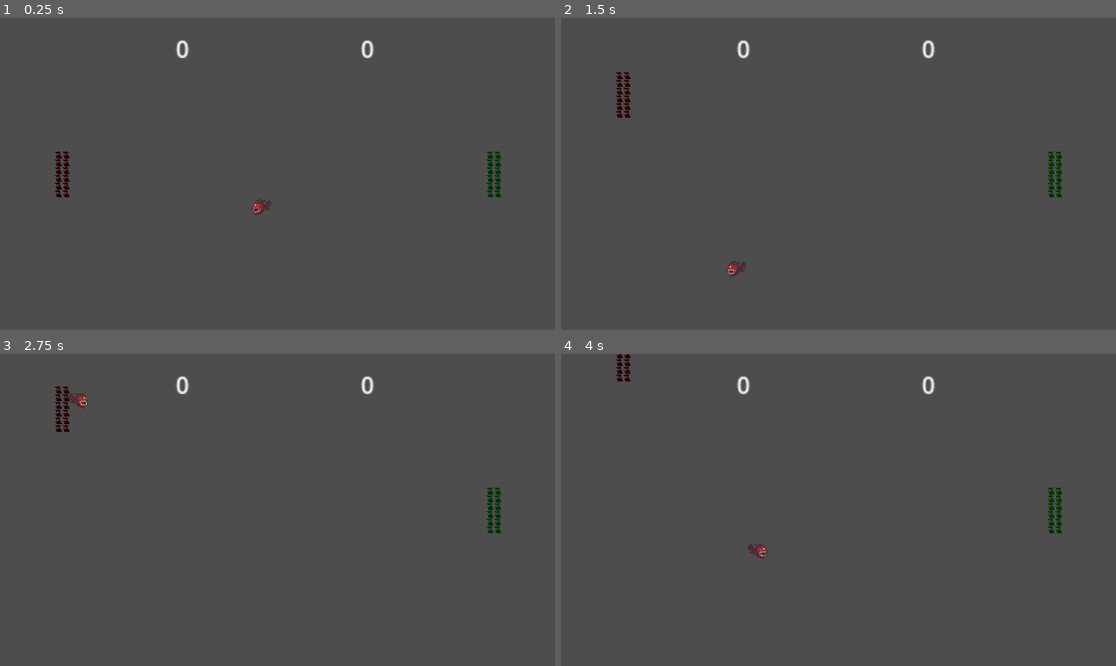
Above: before the commit, frames 1-4 (two rows, left to right).
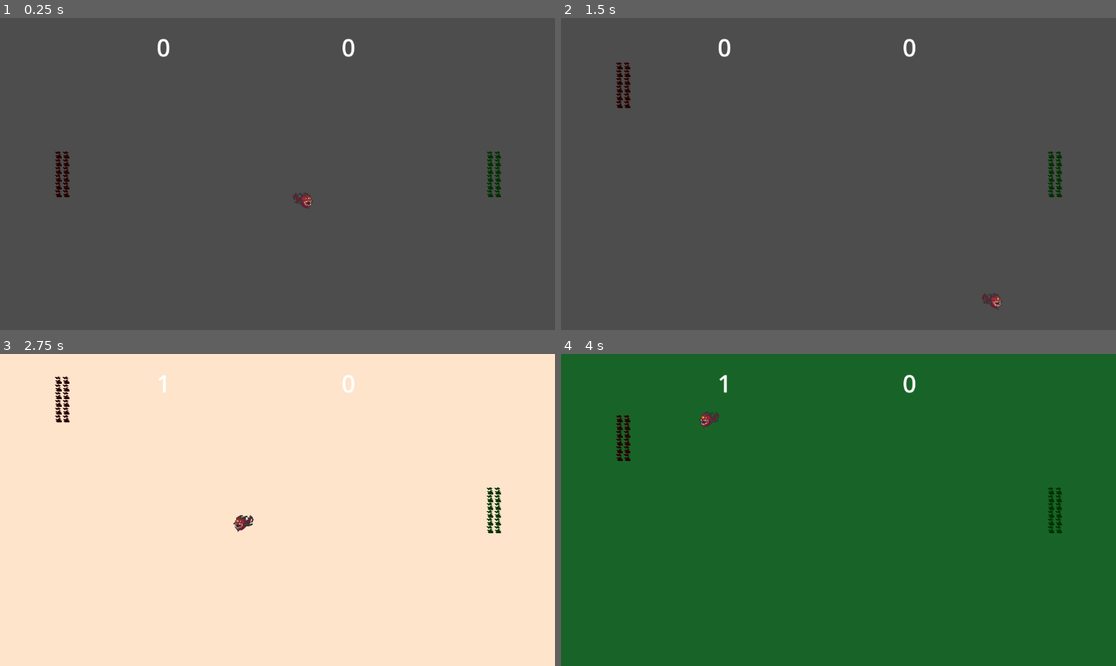
Above: after the commit, the same moments.

Repository: PopPlanetTeam/normal_pong
Game: Godot game, scene res://Game.tscn
Same seed, same stepped clock (60 frames per second), same inputs: the game is played once before the commit and once after it.
Inputs:
- Up to frame 1 (0.25 s): no input
- Up to frame 2 (1.5 s): hold W 0.53-1.28 s; hold 1 0.53-1.28 s; tap 2 at 0.8, 1.35 s; hold S from 1.28 s (still down)
- Up to frame 3 (2.75 s): tap 1 at 1.55 s; release S at 2.03 s; hold W from 2.03 s (still down); hold 1 from 2.03 s (still down); tap 2 at 2.3 s
- Up to frame 4 (4 s): release 1 at 2.78 s; tap 2 at 2.85, 3.8 s; tap 1 at 3.05 s; release W at 3.53 s; hold S from 3.53 s (still down); hold 1 from 3.53 s (still down)

The runs differ from the first frame. In frame 1, 0.5% of the frame differs, in the area x 28-68%, y 6-64%; in frame 2, 0.7%; in frame 3, 100%; in frame 4, 100%, in the area x 0-100%, y 0-100%.

Commit message:
feat: save game

Diff:
--- a/Game.gd
+++ b/Game.gd
@@ -1,4 +1,13 @@
 extends Node
 
-var player1_score = 0
-var player2_score = 0
+@onready var _saver:SaverLoader = %SaverLoader
+
+func _ready():
+	set_process_input(true)
+
+func _input(event):
+	if _saver == null: return
+	if Input.is_key_pressed(KEY_1):
+		_saver.save_game()
+	elif Input.is_key_pressed(KEY_2):
+		_saver.load_game()
--- a/Game.tscn
+++ b/Game.tscn
@@ -1,30 +1,39 @@
-[gd_scene load_steps=6 format=3 uid="uid://s5acu20rk5ck"]
+[gd_scene load_steps=7 format=3 uid="uid://s5acu20rk5ck"]
 
 [ext_resource type="Script" path="res://Game.gd" id="1_ekyok"]
 [ext_resource type="PackedScene" uid="uid://37gy13rcmadp" path="res://players/player.tscn" id="1_im1cb"]
 [ext_resource type="PackedScene" uid="uid://h34qg57c6pio" path="res://ball/ball.tscn" id="2_425si"]
 [ext_resource type="PackedScene" uid="uid://c7d7tvxjrw4dy" path="res://map/map.tscn" id="3_apbbr"]
 [ext_resource type="PackedScene" uid="uid://lma2umhmaaws" path="res://interface/interface.tscn" id="5_6d8qe"]
+[ext_resource type="Script" path="res://saver_loader/saver_loader.gd" id="6_w02vb"]
 
 [node name="Game" type="Node2D"]
 script = ExtResource("1_ekyok")
 
 [node name="Map" parent="." instance=ExtResource("3_apbbr")]
 
-[node name="Player1" parent="." instance=ExtResource("1_im1cb")]
+[node name="Player1" parent="." groups=["Saveable"] instance=ExtResource("1_im1cb")]
+unique_name_in_owner = true
 modulate = Color(1, 0, 0, 1)
 position = Vector2(128, 324)
 
-[node name="Player2" parent="." instance=ExtResource("1_im1cb")]
+[node name="Player2" parent="." groups=["Saveable"] instance=ExtResource("1_im1cb")]
+unique_name_in_owner = true
 modulate = Color(0, 1, 0, 1)
 position = Vector2(1024, 324)
 side = "right"
 
-[node name="Ball" parent="." instance=ExtResource("2_425si")]
+[node name="Ball" parent="." groups=["Saveable"] instance=ExtResource("2_425si")]
+unique_name_in_owner = true
 position = Vector2(576, 324)
 collision_layer = 2
 collision_mask = 0
 
 [node name="Interface" parent="." instance=ExtResource("5_6d8qe")]
+unique_name_in_owner = true
+
+[node name="SaverLoader" type="Node" parent="."]
+unique_name_in_owner = true
+script = ExtResource("6_w02vb")
 
 [connection signal="ready" from="." to="." method="_ready"]
--- a/ball/ball.gd
+++ b/ball/ball.gd
@@ -1,7 +1,7 @@
 extends CharacterBody2D
 
-var speed = 300.0
-var direction = Vector2.ZERO
+@export var speed = 300.0
+@export var direction = Vector2.ZERO
 
 const STARTING_BALL_SPEED = 300
 const MAX_BALL_VELOCITY = 800
--- a/interface/interface.tscn
+++ b/interface/interface.tscn
@@ -7,7 +7,7 @@
 offset_top = 26.0
 offset_right = 360.0
 offset_bottom = 52.0
-scale = Vector2(3, 3)
+theme_override_font_sizes/font_size = 50
 text = "0"
 horizontal_alignment = 1
 vertical_alignment = 1
@@ -17,7 +17,7 @@
 offset_top = 26.0
 offset_right = 744.0
 offset_bottom = 52.0
-scale = Vector2(3, 3)
+theme_override_font_sizes/font_size = 50
 text = "0"
 horizontal_alignment = 1
 vertical_alignment = 1
--- a/map/map.gd
+++ b/map/map.gd
@@ -1,42 +1,53 @@
 extends Node2D
 
 func _on_top_body_entered(body):
-	var game_node = get_parent()
-	var ball = game_node.get_node("Ball")
-	var audio = ball.get_node("Audio")
-	audio.playing = true
-	body.direction.y *= -1
+	if body.is_in_group("Player"):
+		body.movement_status = Player.MV_STATUS.DOWNWARDS_ONLY
+	else:
+		var game_node = get_parent()
+		var ball = game_node.get_node("Ball")
+		var audio : AudioStreamPlayer2D = ball.get_node("Audio")
+		audio.stop()
+		audio.play()
+		body.direction.y *= -1
+
 
 func _on_bottom_body_entered(body):
-	var game_node = get_parent()
-	var ball = game_node.get_node("Ball")
-	var audio = ball.get_node("Audio")
-	audio.playing = true
-	body.direction.y *= -1
+	if body.is_in_group("Player"):
+		body.movement_status = Player.MV_STATUS.UPWARDS_ONLY
+	else:
+		var game_node = get_parent()
+		var ball = game_node.get_node("Ball")
+		var audio : AudioStreamPlayer2D = ball.get_node("Audio")
+		audio.stop()
+		audio.play()
+		body.direction.y *= -1
 
 func _on_left_body_entered(body):
-	var game_node = get_parent()
-	var ball = game_node.get_node("Ball")
-	var audio = ball.get_node("Audio")
-	audio.playing = true
+	var audio : AudioStreamPlayer2D = %Ball.get_node("Audio")
+	audio.stop()
+	audio.play()
 	reset_ball()
 
-	Game.player2_score += 1
+	%Player2.score += 1
 
-	var player2_score_label : Label = game_node.get_node("Interface").get_node("Player2Score")
-	player2_score_label.text = "%d" % Game.player2_score
+	var player2_score_label : Label = %Interface.get_node("Player2Score")
+	player2_score_label.text = "%d" % %Player2.score
+
+	RenderingServer.set_default_clear_color(Color(randf(),randf(),randf(), 0.1))
 
 func _on_right_body_entered(body):
-	var game_node = get_parent()
-	var ball = game_node.get_node("Ball")
-	var audio = ball.get_node("Audio")
-	audio.playing = true
+	var audio : AudioStreamPlayer2D = %Ball.get_node("Audio")
+	audio.stop()
+	audio.play()
 	reset_ball()
 
-	Game.player1_score += 1
+	%Player1.score += 1
 
-	var player1_score_label : Label = game_node.get_node("Interface").get_node("Player1Score")
-	player1_score_label.text = "%d" % Game.player1_score
+	var player1_score_label : Label = %Interface.get_node("Player1Score")
+	player1_score_label.text = "%d" % %Player1.score
+
+	RenderingServer.set_default_clear_color(Color(randf(),randf(),randf(), 0.1))
 
 
 func reset_ball():
@@ -45,5 +56,6 @@
 
 	ball.global_position = get_tree().get_root().size / 2
 	ball.direction.x *= -1
+	ball.direction.y = [0.5, 0.25, -0.25, -0.5].pick_random()
 	ball.speed = 300
 	ball.scale = Vector2(1.0, 1.0)
--- a/map/map.tscn
+++ b/map/map.tscn
@@ -19,7 +19,7 @@
 
 [node name="Top" type="Area2D" parent="."]
 collision_layer = 0
-collision_mask = 2
+collision_mask = 3
 
 [node name="CollisionShape2D" type="CollisionShape2D" parent="Top"]
 position = Vector2(575.75, -7.5)
@@ -27,7 +27,7 @@
 
 [node name="Bottom" type="Area2D" parent="."]
 collision_layer = 0
-collision_mask = 2
+collision_mask = 3
 
 [node name="CollisionShape2D" type="CollisionShape2D" parent="Bottom"]
 position = Vector2(576, 658)
@@ -35,7 +35,7 @@
 
 [node name="Left" type="Area2D" parent="."]
 collision_layer = 0
-collision_mask = 2
+collision_mask = 3
 
 [node name="CollisionShape2D" type="CollisionShape2D" parent="Left"]
 position = Vector2(-10, 324)
@@ -43,7 +43,7 @@
 
 [node name="Right" type="Area2D" parent="."]
 collision_layer = 0
-collision_mask = 2
+collision_mask = 3
 
 [node name="CollisionShape2D" type="CollisionShape2D" parent="Right"]
 position = Vector2(1162, 324)
--- a/players/player.gd
+++ b/players/player.gd
@@ -1,7 +1,12 @@
+class_name Player
 extends CharacterBody2D
+
+enum MV_STATUS {FREE_MOVING, DOWNWARDS_ONLY, UPWARDS_ONLY}
 
 var SPEED = 300.0
 @export var side = 'left'
+var movement_status : MV_STATUS = MV_STATUS.FREE_MOVING
+@export var score = 0
 
 func _physics_process(delta):
 	var direction
@@ -17,9 +22,13 @@
 	if direction:
 		velocity.y = direction * SPEED
 	else:
-		velocity.y = move_toward(velocity.x, 0, SPEED)
+		velocity.y = move_toward(velocity.y, 0, SPEED)
 
-	move_and_slide()
+	if movement_status == MV_STATUS.UPWARDS_ONLY and velocity.y < 0 or movement_status == MV_STATUS.DOWNWARDS_ONLY and velocity.y > 0 or movement_status == MV_STATUS.FREE_MOVING:
+		move_and_slide()
+		movement_status = MV_STATUS.FREE_MOVING
+
+	# position.y = clamp(position.y, 0, get_tree().get_root().size.y)
 
 func get_axis(up_key, down_key):
 	if Input.is_key_pressed(up_key): return -1
@@ -30,3 +39,8 @@
 func _on_area_2d_body_entered(body):
 	body.direction.x *= -1
 	body.scale *= 0.99
+	var game_node = get_parent()
+	var ball = game_node.get_node("Ball")
+	var audio : AudioStreamPlayer2D = ball.get_node("Audio")
+	audio.stop()
+	audio.play()
--- a/players/player.tscn
+++ b/players/player.tscn
@@ -309,7 +309,7 @@
 [sub_resource type="TileSet" id="TileSet_dqb3r"]
 sources/0 = SubResource("TileSetAtlasSource_dv2p7")
 
-[node name="Player" type="CharacterBody2D"]
+[node name="Player" type="CharacterBody2D" groups=["Player"]]
 script = ExtResource("1_i0kuq")
 
 [node name="CollisionShape2D" type="CollisionShape2D" parent="."]
--- a/project.godot
+++ b/project.godot
@@ -14,8 +14,3 @@
 run/main_scene="res://Game.tscn"
 config/features=PackedStringArray("4.1", "Forward Plus")
 config/icon="res://icon.svg"
-
-[autoload]
-
-Game="*res://Game.gd"
-Ball="*res://ball/ball.gd"
--- /dev/null
+++ b/saved_game/saved_game.gd
@@ -0,0 +1,11 @@
+class_name SavedGame
+extends Resource
+
+@export var player1_position:Vector2
+@export var player2_position:Vector2
+@export var player1_score:int
+@export var player2_score:int
+@export var background_color:Color
+@export var ball_position:Vector2
+@export var ball_direction:Vector2
+@export var ball_speed:float
--- /dev/null
+++ b/saver_loader/saver_loader.gd
@@ -0,0 +1,36 @@
+class_name SaverLoader
+extends Node
+
+@onready var player1 = %Player1
+@onready var player2 = %Player2
+@onready var ball = %Ball
+@onready var interface = %Interface
+
+func save_game() -> void:
+	var saved_game := SavedGame.new()
+
+	saved_game.player1_position = player1.global_position
+	saved_game.player2_position = player2.global_position
+	saved_game.ball_position = ball.global_position
+	saved_game.ball_direction = ball.direction
+	saved_game.ball_speed = ball.speed
+	saved_game.player1_score = player1.score
+	saved_game.player2_score = player2.score
+	saved_game.background_color = RenderingServer.get_default_clear_color()
+
+	ResourceSaver.save(saved_game, "user://savegame.tres")
+
+func load_game() -> void:
+	var saved_game : SavedGame = ResourceLoader.load("user://savegame.tres")
+
+	player1.global_position = saved_game.player1_position
+	player2.global_position = saved_game.player2_position
+	ball.global_position = saved_game.ball_position
+	ball.direction = saved_game.ball_direction
+	ball.speed = saved_game.ball_speed
+	player1.score = saved_game.player1_score
+	player2.score = saved_game.player2_score
+	RenderingServer.set_default_clear_color(saved_game.background_color)
+
+	interface.get_node("Player1Score").text = "%d" % player1.score
+	interface.get_node("Player2Score").text = "%d" % player2.score
